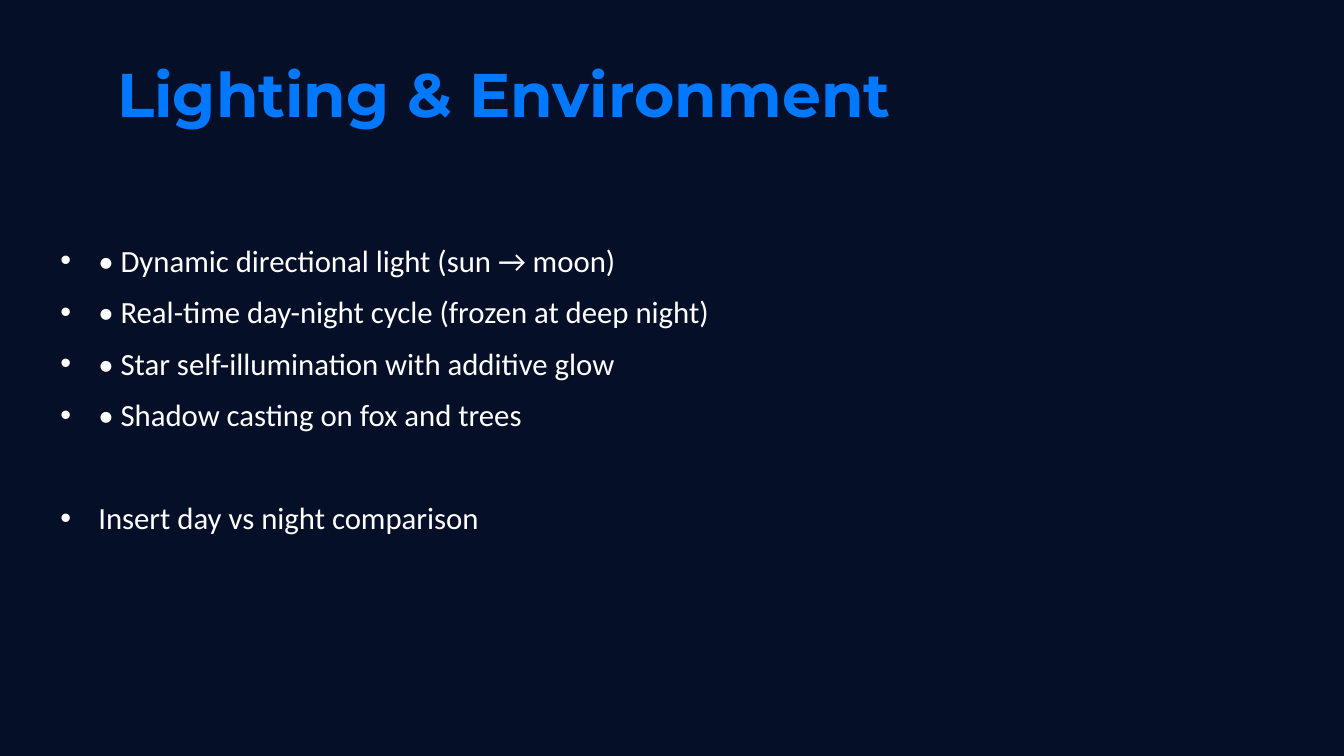
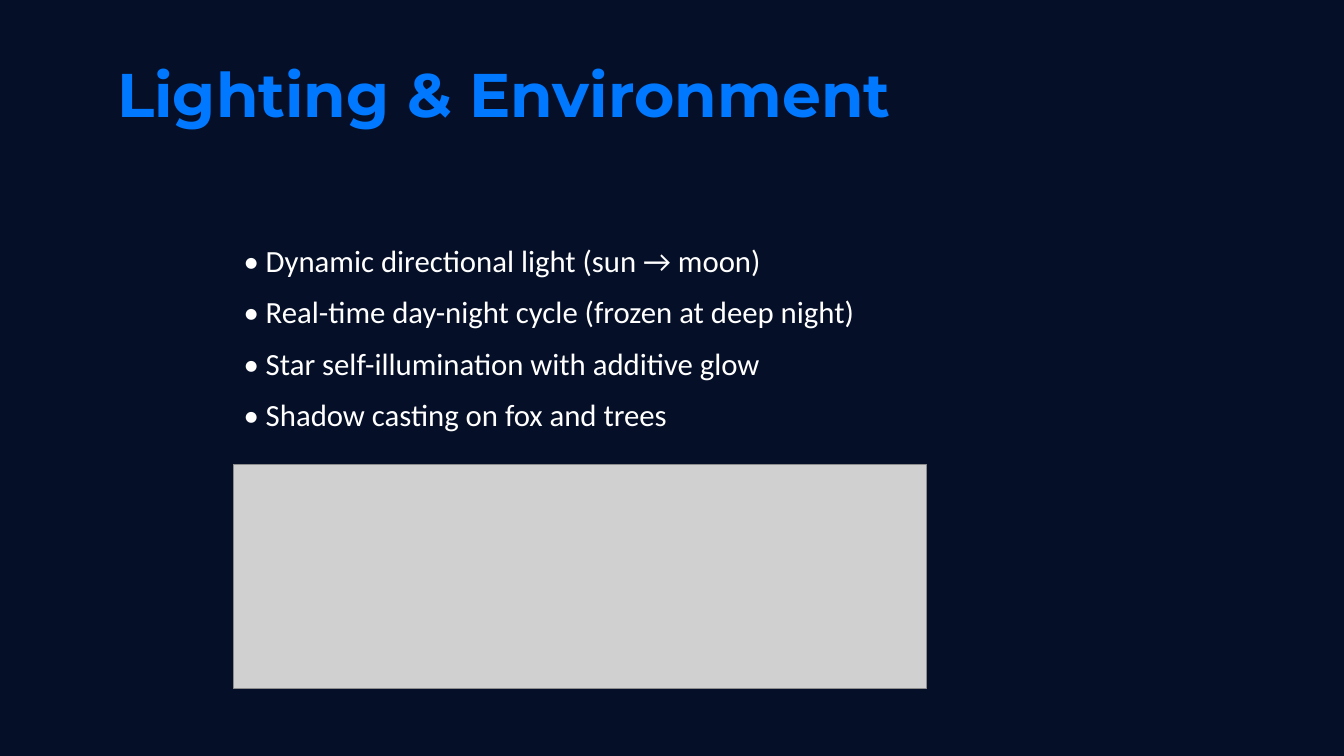
Before and after one commit to Morphex-Mo/COMP4422-Computer-Graphics-Proj, a slide deck: slide 6 of Star_Collector_Presentation_Perfect_16pages.pptx. Drawn at 1344x756 pixels with LibreOffice and Linux fonts; fonts in the diff are those of the drawing; grey boxes stand for pictures. Boxes give left, top, right and bottom in pixels: in the first picture for what was removed or moved away, otherwise in the second. Text is boxed around its words. In the diff, an @@ line names an element or a change of style, - is before the commit and + after.

Commit message:
Remove PrePPT.py and update presentation file
Deleted the PrePPT.py script used to generate the presentation and updated the Star_Collector_Presentation_Perfect_16pages.pptx file. This streamlines the repository by removing the generation script and providing the latest version of the presentation.

```diff
--- a/Star_Collector_Presentation_Perfect_16pages.pptx
+++ b/Star_Collector_Presentation_Perfect_16pages.pptx
@@ text "• Dynamic directional light (sun ...": place and size @@
-text "• Dynamic directional light (sun ..." at [98,249,709,535]
+text "• Dynamic directional light (sun ..." at [266,249,854,432]
@@ text "• Dynamic directional light (sun ..." at [266,249,854,432]: bullet • to none @@
@@ picture added at [234,465,928,689] @@
@@ text at [98,507,479,535]: paragraph removed @@
-• Insert day vs night comparison
```
Also in this commit, not shown: 13 other slides changed, 1 other file.
